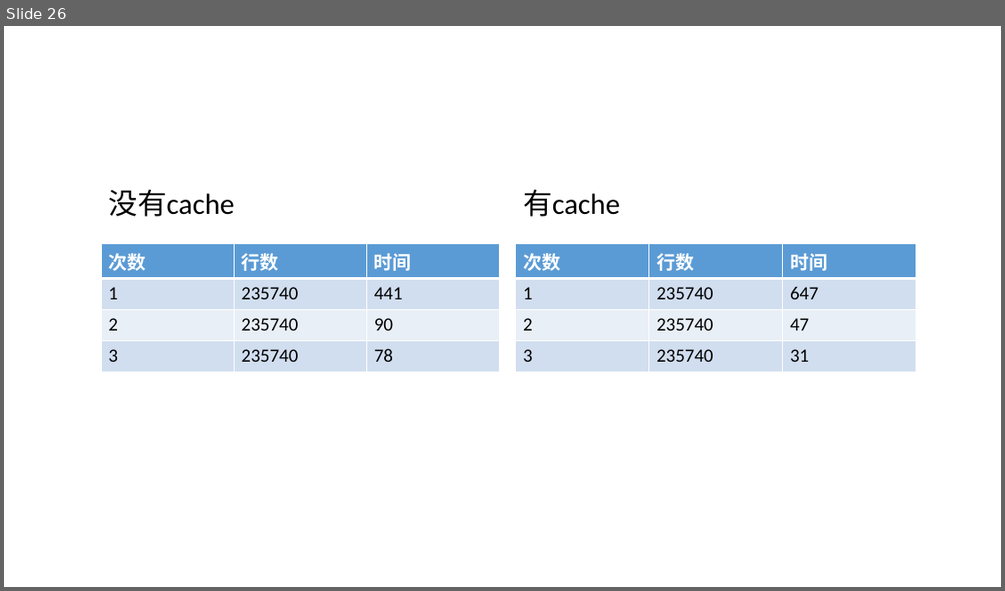
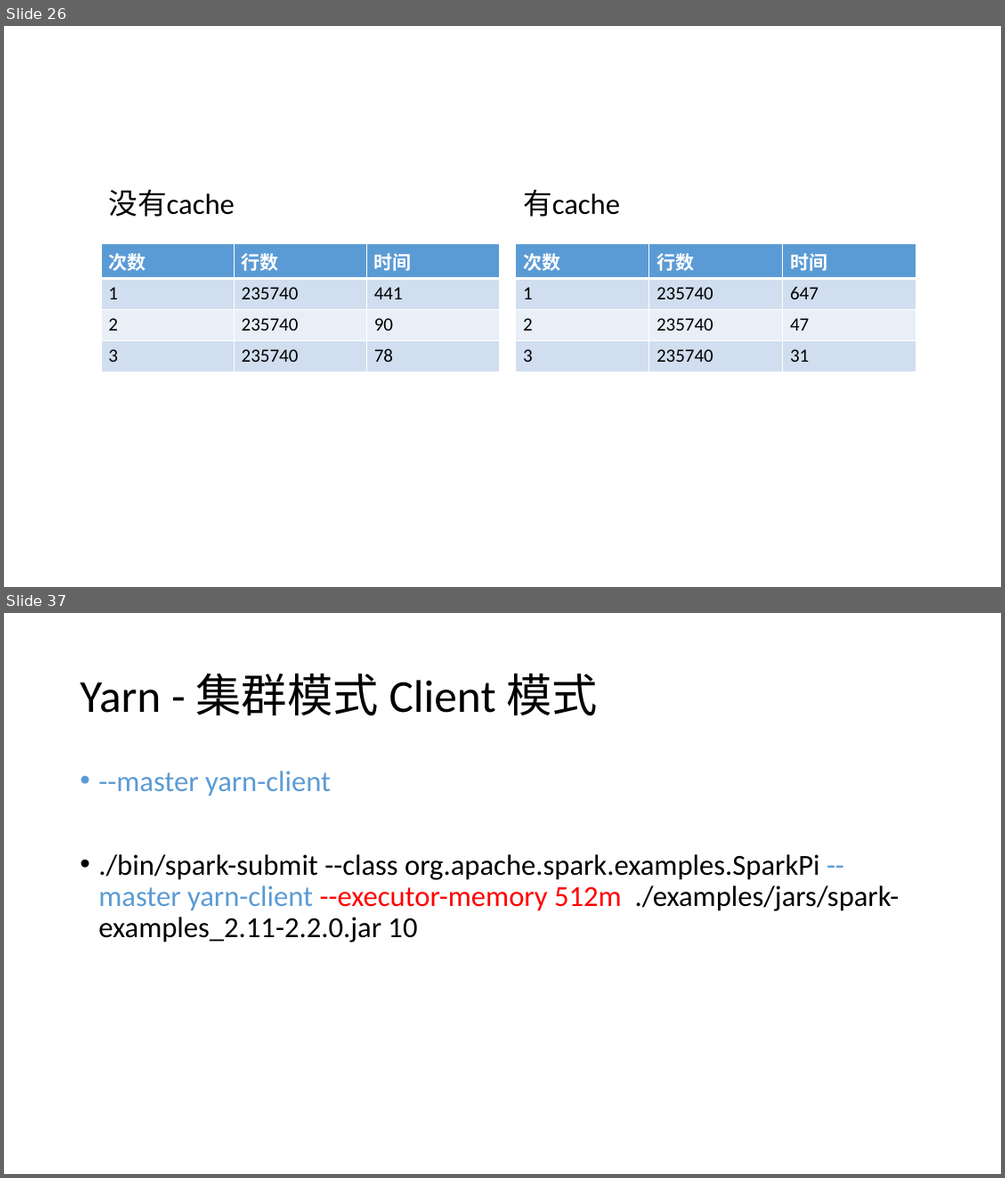
Before and after one commit to zhangpanfeng/darren-spark, a slide deck: doc/Spark.pptx. Shown one above the other, each under a label of ours: slide 26 before the commit, slides 26 and 37 after it; the slides between them are not shown. The pictures are 1005x591 and 1005x1178 pixels, drawn with LibreOffice and Linux fonts; fonts in the diff are those of the drawing. Boxes give left, top, right and bottom in pixels: in the first picture for what was removed or moved away, otherwise in the second. Text is boxed around its words. In the diff, an @@ line names an element or a change of style, - is before the commit and + after.

Commit message:
update master

```diff
--- a/doc/Spark.pptx
+++ b/doc/Spark.pptx
@@ slide 37 added at <box>4,613,1001,1174</box>, background #FFFFFF @@
@@ title added at <box>80,674,598,716</box>, 44 pt, text #000000 @@
+Yarn - 集群模式 Client 模式
@@ text added at <box>98,771,899,942</box>, 28 pt, text #000000 @@
+• --master yarn-client
+• ./bin/spark-submit --class org.apache.spark.examples.SparkPi --master yarn-client --executor-memory 512m ./examples/jars/spark-examples_2.11-2.2.0.jar 10
```
Also in this commit, not shown: 12 other slides added, 2 slides removed, 8 other files.
